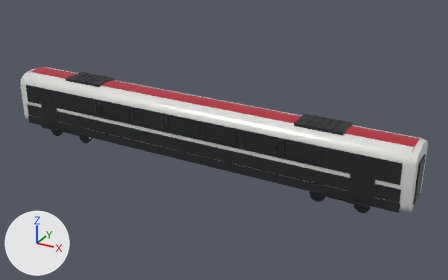
The glTF model public/models/railjet-lab/blender/railjet-nextgen-multifunction.glb as it was, and as the next commit left it.
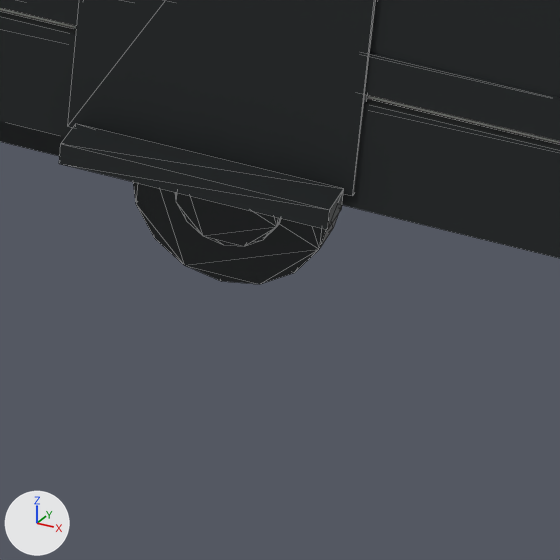
The first picture shows the older version from a 50 mm lens placed at (18.2, -29.8, 16.8), pointed at (1.5, 0.6, 1.7). The close-ups show the older and then the newer version on the part from 76% to 87% of the width and 67% to 84% of the height of that picture. Only the edits that show in the close-ups are written down. Arrows for +X, +Y and +Z are at lower left; the lights stay in place. The close-ups show mesh edges as thin lines. Where no turn or scale is listed for an object, it has been applied to the vertices.

Names of what the first close-up shows: 'multifunction_bogie_b_brake_disc_-1_1', 'multifunction_bogie_b_sideframe_-1', 'multifunction_bogie_b_wheel_-1_1', 'multifunction_dark_skirt_-1', 'multifunction_door_step_-1_1', 'multifunction_lofted_body', 'multifunction_red_sill_-1', 'multifunction_silver_flank_-1', 'multifunction_wide_door_-1_1'.
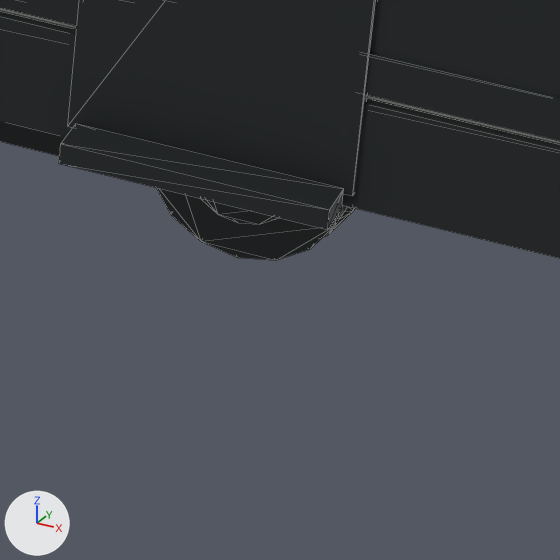
Pixel boxes (x1, y1, x2, y2) of what changed, in the close-ups (560 x 560 px):
'multifunction_bogie_b_wheel_-1_1', moved: before (133, 182, 339, 284); after (157, 188, 348, 260)
'multifunction_bogie_b_flange_-1_1', added (mostly hidden): after (324, 206, 355, 237)
'multifunction_bogie_b_brake_disc_-1_1', unchanged, covered by the edit: before (175, 192, 281, 246); after (202, 199, 278, 224)

The change, as a list of edits to the scene's bpy script:
```text
Change ob_multifunction_bogie_b_wheel__1_1:
    ob_multifunction_bogie_b_wheel__1_1.location: (1.25, -0.96, 0.46) -> (1.25, -0.718, 0.46)
Add ob_multifunction_bogie_b_flange__1_1:
    ob_multifunction_bogie_b_flange__1_1 = bpy.data.objects.new('multifunction_bogie_b_flange_-1_1', me_rj_unitcylinder_16)
    ob_multifunction_bogie_b_flange__1_1.parent = ob_multifunction_bogie_b
    ob_multifunction_bogie_b_flange__1_1.location = (1.25, -0.613, 0.46)
    ob_multifunction_bogie_b_flange__1_1.rotation_euler = (1.571, 0.0, 0.0)  # degrees (90, 0, 0)
    ob_multifunction_bogie_b_flange__1_1.scale = (0.984, 0.984, 0.035)
```
